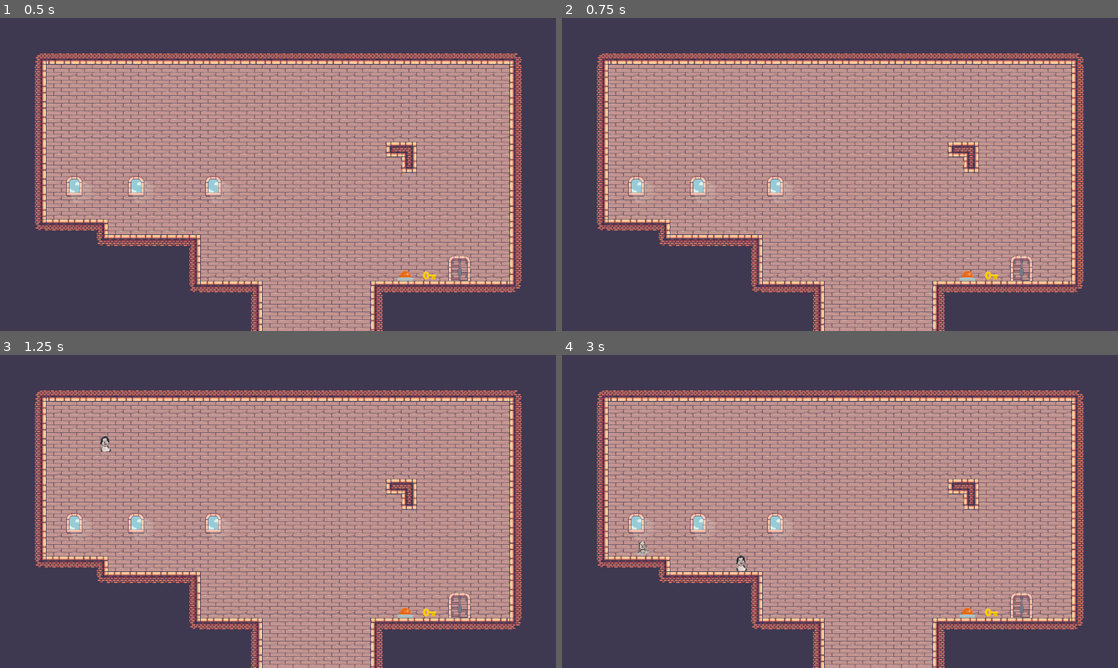
Above: before the commit, frames 1-4 (two rows, left to right).
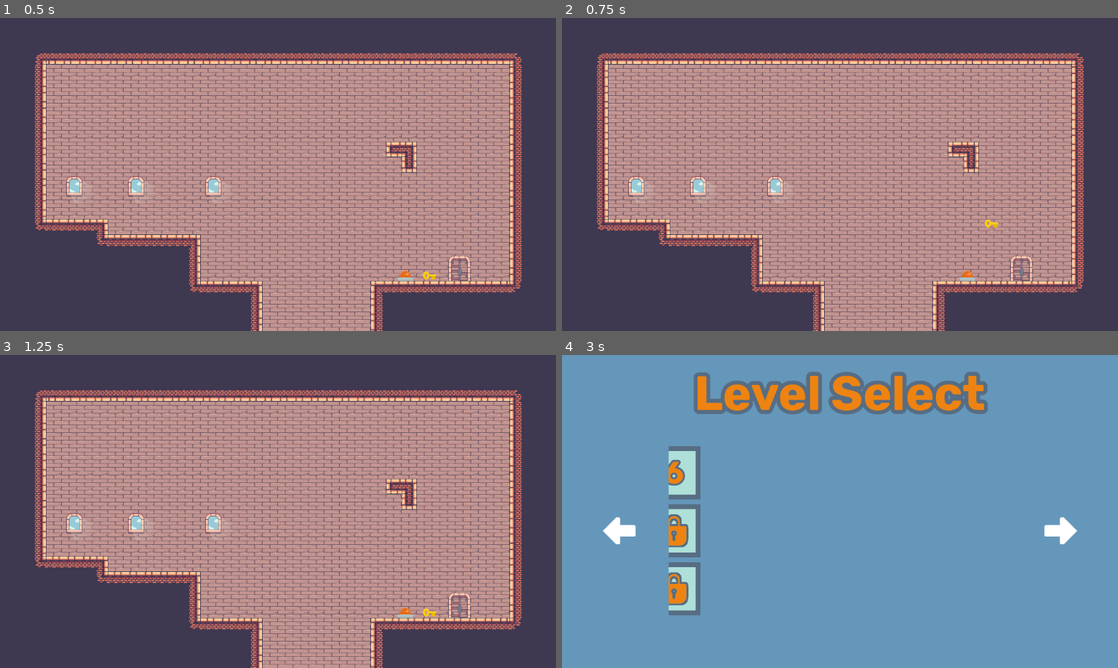
Above: after the commit, the same moments.

Repository: quimnuss/sompics
Game: Godot game, scene res://scenes/level_4.tscn
The game is run twice, just before and just after one commit, with the same random seed, the same clock (stepped at 60 frames per second) and the same inputs. The project has no main scene, so this scene is started directly.
Inputs (mouse positions are in pixels of both pictures, inside the frame that each line leads up to):
- Up to frame 1 (0.5 s): no input
- Up to frame 2 (0.75 s): move the mouse to (962, 158) at 0.52 s; hold D (move_right) from 0.53 s (still down); hold J (level_select, bound only after the commit) from 0.53 s (still down); click (962, 158) at 0.67 s
- Up to frame 3 (1.25 s): keep holding D (move_right); keep holding J (level_select, bound only after the commit); tap W (jump) at 0.77 s
- Up to frame 4 (3 s): move the mouse to (728, 527) at 1.27 s; release J (level_select, bound only after the commit) at 1.28 s; tap E (drop) at 1.35 s; click (728, 527) at 1.42 s; tap W (jump) at 1.52 s; tap J (level_select, bound only after the commit) at 1.55 s; release D (move_right) at 2 s; click (617, 530) at 2.02 s; click (1062, 530) at 2.77 s

Frame 1 is identical in both runs. In frame 2, less than 0.1% of the frame differs, in the area x 76-79%, y 64-84%; in frame 3, less than 0.1%; in frame 4, 100%, in the area x 0-100%, y 0-100%.

Commit message:
new: level select menu

Diff:
--- a/actors/key.gd
+++ b/actors/key.gd
@@ -12,7 +12,7 @@
 func drop():
     joint_2d.set_node_b('')
 
-func _process(delta):
+func _process(_delta):
     if Input.is_action_just_pressed("drop"):
         #TODO check he's the ownera
         drop()
--- a/project.godot
+++ b/project.godot
@@ -76,6 +76,11 @@
 "events": [Object(InputEventKey,"resource_local_to_scene":false,"resource_name":"","device":-1,"window_id":0,"alt_press …(182 unchanged characters)…
 ]
 }
+level_select={
+"deadzone": 0.5,
+"events": [Object(InputEventKey,"resource_local_to_scene":false,"resource_name":"","device":-1,"window_id":0,"alt_pressed":false,"shift_pressed":false,"ctrl_pressed":false,"meta_pressed":false,"pressed":false,"keycode":0,"physical_keycode":74,"key_label":0,"unicode":106,"echo":false,"script":null)
+]
+}
 
 [layer_names]
 
--- a/scenes/level_4.tscn
+++ b/scenes/level_4.tscn
@@ -26,7 +26,7 @@
 
 [node name="Door" parent="." instance=ExtResource("2_lgui0")]
 position = Vector2(952, 520)
-next_level = "level_3.tscn"
+next_level = "level_5.tscn"
 
 [node name="Key" parent="." instance=ExtResource("3_aosym")]
 position = Vector2(890, 426)
--- a/scenes/level_5.tscn
+++ b/scenes/level_5.tscn
@@ -28,7 +28,7 @@
 
 [node name="Door" parent="." instance=ExtResource("2_2duou")]
 position = Vector2(952, 520)
-next_level = "level_3.tscn"
+next_level = "level_6.tscn"
 
 [node name="Key" parent="." instance=ExtResource("3_jhclc")]
 position = Vector2(160, 416)
--- a/scripts/persistence.gd
+++ b/scripts/persistence.gd
@@ -4,6 +4,10 @@
 
 var active_pic : int = 0
 
+var levels : Array = [true, true, true, true, true, true, true, false]
+
 func _input(event):
     if event.is_action_pressed("switch_pic"):
         active_pic = (active_pic+1)%len(pics)
+    elif event.is_action_pressed("level_select"):
+        get_tree().change_scene_to_file('res://ui/level_select_menu.tscn')
--- /dev/null
+++ b/ui/2d_outline.gdshader
@@ -0,0 +1,27 @@
+shader_type canvas_item;
+
+uniform bool enable = true;
+uniform vec4 line_color : source_color = vec4(1);
+uniform vec4 fill_color : source_color = vec4(1);
+uniform float line_thickness : hint_range(0, 20) = 1.0;
+
+void fragment() {
+	if (enable) {
+		vec2 size = TEXTURE_PIXEL_SIZE * line_thickness;
+
+		float outline = texture(TEXTURE, UV + vec2(-size.x, 0)).a;
+		outline += texture(TEXTURE, UV + vec2(0, size.y)).a;
+		outline += texture(TEXTURE, UV + vec2(size.x, 0)).a;
+		outline += texture(TEXTURE, UV + vec2(0, -size.y)).a;
+		outline += texture(TEXTURE, UV + vec2(-size.x, size.y)).a;
+		outline += texture(TEXTURE, UV + vec2(size.x, size.y)).a;
+		outline += texture(TEXTURE, UV + vec2(-size.x, -size.y)).a;
+		outline += texture(TEXTURE, UV + vec2(size.x, -size.y)).a;
+		outline = min(outline, 1.0);
+
+		vec4 color = texture(TEXTURE, UV) * fill_color;
+		COLOR = mix(color, line_color, outline - color.a);
+	} else {
+		COLOR = texture(TEXTURE, UV);
+	}
+}
--- /dev/null
+++ b/ui/level_box.gd
@@ -0,0 +1,34 @@
+@tool
+extends PanelContainer
+class_name LevelBox
+
+signal level_selected
+
+@export var locked = true:
+    set = set_locked
+@export var level_num = 1:
+    set = set_level
+
+@onready var lock = $MarginContainer/Lock
+@onready var label = $Label
+
+func set_locked(value):
+    locked = value
+    if not is_inside_tree():
+        await ready
+    lock.visible = value
+    label.visible = not value
+
+func set_level(value):
+    level_num = value
+    if not is_inside_tree():
+        await ready
+    label.text = str(level_num)
+
+
+func _on_gui_input(event):
+    if locked:
+        return
+    if event is InputEventMouseButton and event.pressed:
+        level_selected.emit(level_num)
+        print("Clicked level ", level_num)
--- /dev/null
+++ b/ui/level_box.tscn
@@ -0,0 +1,59 @@
+[gd_scene load_steps=8 format=3 uid="uid://c6oou3ftw24s"]
+
+[ext_resource type="Script" path="res://ui/level_box.gd" id="1_bh3ql"]
+[ext_resource type="FontFile" uid="uid://cwgdhmo3tbmnj" path="res://ui/assets/Rubik-Bold.ttf" id="2_lnepu"]
+[ext_resource type="Shader" path="res://ui/2d_outline.gdshader" id="3_ieiix"]
+[ext_resource type="Texture2D" uid="uid://d0eqbbvydm3ia" path="res://ui/assets/lockIcon2.png" id="4_l2v80"]
+
+[sub_resource type="StyleBoxFlat" id="StyleBoxFlat_tewb2"]
+bg_color = Color(0.682353, 0.878431, 0.85098, 1)
+border_width_left = 10
+border_width_top = 10
+border_width_right = 10
+border_width_bottom = 10
+border_color = Color(0.341176, 0.427451, 0.513726, 1)
+
+[sub_resource type="LabelSettings" id="LabelSettings_nk7u7"]
+font = ExtResource("2_lnepu")
+font_size = 64
+font_color = Color(0.933333, 0.513726, 0.0666667, 1)
+outline_size = 16
+outline_color = Color(0.341176, 0.427451, 0.513726, 1)
+
+[sub_resource type="ShaderMaterial" id="ShaderMaterial_p0m5e"]
+shader = ExtResource("3_ieiix")
+shader_parameter/enable = true
+shader_parameter/line_color = Color(0.341176, 0.427451, 0.513726, 1)
+shader_parameter/fill_color = Color(0.933333, 0.513726, 0.0666667, 1)
+shader_parameter/line_thickness = 15.0
+
+[node name="LevelBox" type="PanelContainer"]
+custom_minimum_size = Vector2(110, 110)
+offset_right = 40.0
+offset_bottom = 40.0
+theme_override_styles/panel = SubResource("StyleBoxFlat_tewb2")
+script = ExtResource("1_bh3ql")
+
+[node name="Label" type="Label" parent="."]
+visible = false
+layout_mode = 2
+text = "1"
+label_settings = SubResource("LabelSettings_nk7u7")
+horizontal_alignment = 1
+vertical_alignment = 1
+
+[node name="MarginContainer" type="MarginContainer" parent="."]
+layout_mode = 2
+theme_override_constants/margin_left = 10
+theme_override_constants/margin_top = 10
+theme_override_constants/margin_right = 10
+theme_override_constants/margin_bottom = 10
+
+[node name="Lock" type="TextureRect" parent="MarginContainer"]
+material = SubResource("ShaderMaterial_p0m5e")
+layout_mode = 2
+texture = ExtResource("4_l2v80")
+expand_mode = 1
+stretch_mode = 5
+
+[connection signal="gui_input" from="." to="." method="_on_gui_input"]
--- /dev/null
+++ b/ui/level_grid.tscn
@@ -0,0 +1,67 @@
+[gd_scene load_steps=2 format=3 uid="uid://davpwmehqwsbt"]
+
+[ext_resource type="PackedScene" uid="uid://c6oou3ftw24s" path="res://ui/level_box.tscn" id="1_4o7v8"]
+
+[node name="LevelGrid" type="GridContainer"]
+offset_right = 40.0
+offset_bottom = 40.0
+theme_override_constants/h_separation = 10
+theme_override_constants/v_separation = 10
+columns = 6
+
+[node name="LevelBox" parent="." instance=ExtResource("1_4o7v8")]
+layout_mode = 2
+locked = false
+
+[node name="LevelBox2" parent="." instance=ExtResource("1_4o7v8")]
+layout_mode = 2
+locked = false
+level_num = 2
+
+[node name="LevelBox3" parent="." instance=ExtResource("1_4o7v8")]
+layout_mode = 2
+
+[node name="LevelBox4" parent="." instance=ExtResource("1_4o7v8")]
+layout_mode = 2
+
+[node name="LevelBox5" parent="." instance=ExtResource("1_4o7v8")]
+layout_mode = 2
+
+[node name="LevelBox6" parent="." instance=ExtResource("1_4o7v8")]
+layout_mode = 2
+
+[node name="LevelBox7" parent="." instance=ExtResource("1_4o7v8")]
+layout_mode = 2
+
+[node name="LevelBox8" parent="." instance=ExtResource("1_4o7v8")]
+layout_mode = 2
+
+[node name="LevelBox9" parent="." instance=ExtResource("1_4o7v8")]
+layout_mode = 2
+
+[node name="LevelBox10" parent="." instance=ExtResource("1_4o7v8")]
+layout_mode = 2
+
+[node name="LevelBox11" parent="." instance=ExtResource("1_4o7v8")]
+layout_mode = 2
+
+[node name="LevelBox12" parent="." instance=ExtResource("1_4o7v8")]
+layout_mode = 2
+
+[node name="LevelBox13" parent="." instance=ExtResource("1_4o7v8")]
+layout_mode = 2
+
+[node name="LevelBox14" parent="." instance=ExtResource("1_4o7v8")]
+layout_mode = 2
+
+[node name="LevelBox15" parent="." instance=ExtResource("1_4o7v8")]
+layout_mode = 2
+
+[node name="LevelBox16" parent="." instance=ExtResource("1_4o7v8")]
+layout_mode = 2
+
+[node name="LevelBox17" parent="." instance=ExtResource("1_4o7v8")]
+layout_mode = 2
+
+[node name="LevelBox18" parent="." instance=ExtResource("1_4o7v8")]
+layout_mode = 2
--- /dev/null
+++ b/ui/level_menu.gd
@@ -0,0 +1,37 @@
+extends MarginContainer
+
+var num_grids = 1
+var current_grid = 1
+var grid_width = 710
+
+@onready var gridbox = $VBoxContainer/HBoxContainer/ClipControl/GridBox
+
+const level_dir : String = 'res://scenes/'
+
+func _ready():
+    num_grids = gridbox.get_child_count()
+    for grid in gridbox.get_children():
+        for box : LevelBox in grid.get_children():
+            var num = box.get_index() + 1 + 18 * grid.get_index()
+            box.level_num = num
+            box.locked = not Persistence.levels[num-1] if num-1 < len(Persistence.levels) else true
+            box.level_selected.connect(travel)
+
+func travel(level_num : int):
+    prints('Traveling to level ', level_num)
+    get_tree().change_scene_to_file(level_dir + 'level_' + str(level_num) + '.tscn')
+
+func _on_back_button_pressed():
+    if current_grid > 1:
+        current_grid -= 1
+        var tween = create_tween().set_trans(Tween.TRANS_BACK).set_ease(Tween.EASE_OUT)
+        tween.tween_property(gridbox, "position:x", gridbox.position.x + grid_width, 0.5)
+#		gridbox.position.x += grid_width
+
+
+func _on_next_button_pressed():
+    if current_grid < num_grids:
+        current_grid += 1
+        var tween = create_tween().set_trans(Tween.TRANS_BACK).set_ease(Tween.EASE_OUT)
+        tween.tween_property(gridbox, "position:x", gridbox.position.x - grid_width, 0.5)
+#		gridbox.position.x -= grid_width
--- /dev/null
+++ b/ui/level_menu.tscn
@@ -0,0 +1,78 @@
+[gd_scene load_steps=7 format=3 uid="uid://cjkkqgkon0xc3"]
+
+[ext_resource type="Script" path="res://ui/level_menu.gd" id="1_lpegv"]
+[ext_resource type="FontFile" uid="uid://cwgdhmo3tbmnj" path="res://ui/assets/Rubik-Bold.ttf" id="1_n6mqy"]
+[ext_resource type="Texture2D" uid="uid://5yuluwl3siy7" path="res://ui/assets/arrowLeft.png" id="2_3pwt8"]
+[ext_resource type="Texture2D" uid="uid://extgbgqind56" path="res://ui/assets/arrowRight.png" id="3_ffm6s"]
+[ext_resource type="PackedScene" uid="uid://davpwmehqwsbt" path="res://ui/level_grid.tscn" id="3_tu2qe"]
+
+[sub_resource type="LabelSettings" id="LabelSettings_5ro15"]
+font = ExtResource("1_n6mqy")
+font_size = 100
+font_color = Color(0.933333, 0.513726, 0.0666667, 1)
+outline_size = 32
+outline_color = Color(0.341176, 0.427451, 0.513726, 1)
+
+[node name="LevelMenu" type="MarginContainer"]
+anchors_preset = 15
+anchor_right = 1.0
+anchor_bottom = 1.0
+grow_horizontal = 2
+grow_vertical = 2
+theme_override_constants/margin_left = 20
+theme_override_constants/margin_top = 20
+theme_override_constants/margin_right = 20
+theme_override_constants/margin_bottom = 20
+script = ExtResource("1_lpegv")
+
+[node name="VBoxContainer" type="VBoxContainer" parent="."]
+layout_mode = 2
+theme_override_constants/separation = 50
+
+[node name="Title" type="Label" parent="VBoxContainer"]
+layout_mode = 2
+text = "Level Select"
+label_settings = SubResource("LabelSettings_5ro15")
+horizontal_alignment = 1
+
+[node name="HBoxContainer" type="HBoxContainer" parent="VBoxContainer"]
+layout_mode = 2
+
+[node name="BackButton" type="TextureButton" parent="VBoxContainer/HBoxContainer"]
+layout_mode = 2
+size_flags_horizontal = 3
+texture_normal = ExtResource("2_3pwt8")
+ignore_texture_size = true
+stretch_mode = 3
+
+[node name="ClipControl" type="Control" parent="VBoxContainer/HBoxContainer"]
+clip_contents = true
+custom_minimum_size = Vector2(710, 350)
+layout_mode = 2
+
+[node name="GridBox" type="HBoxContainer" parent="VBoxContainer/HBoxContainer/ClipControl"]
+layout_mode = 2
+offset_right = 2138.0
+offset_bottom = 350.0
+theme_override_constants/separation = 0
+
+[node name="LevelGrid" parent="VBoxContainer/HBoxContainer/ClipControl/GridBox" instance=ExtResource("3_tu2qe")]
+layout_mode = 2
+
+[node name="LevelGrid2" parent="VBoxContainer/HBoxContainer/ClipControl/GridBox" instance=ExtResource("3_tu2qe")]
+visible = false
+layout_mode = 2
+
+[node name="LevelGrid3" parent="VBoxContainer/HBoxContainer/ClipControl/GridBox" instance=ExtResource("3_tu2qe")]
+visible = false
+layout_mode = 2
+
+[node name="NextButton" type="TextureButton" parent="VBoxContainer/HBoxContainer"]
+layout_mode = 2
+size_flags_horizontal = 3
+texture_normal = ExtResource("3_ffm6s")
+ignore_texture_size = true
+stretch_mode = 3
+
+[connection signal="pressed" from="VBoxContainer/HBoxContainer/BackButton" to="." method="_on_back_button_pressed"]
+[connection signal="pressed" from="VBoxContainer/HBoxContainer/NextButton" to="." method="_on_next_button_pressed"]
--- /dev/null
+++ b/ui/level_select_menu.tscn
@@ -0,0 +1,23 @@
+[gd_scene load_steps=2 format=3 uid="uid://c0jnyeahsbghw"]
+
+[ext_resource type="PackedScene" uid="uid://cjkkqgkon0xc3" path="res://ui/level_menu.tscn" id="1_ltkuc"]
+
+[node name="Main" type="Control"]
+layout_mode = 3
+anchors_preset = 15
+anchor_right = 1.0
+anchor_bottom = 1.0
+grow_horizontal = 2
+grow_vertical = 2
+
+[node name="ColorRect" type="ColorRect" parent="."]
+layout_mode = 1
+anchors_preset = 15
+anchor_right = 1.0
+anchor_bottom = 1.0
+grow_horizontal = 2
+grow_vertical = 2
+color = Color(0.396078, 0.592157, 0.729412, 1)
+
+[node name="LevelMenu" parent="." instance=ExtResource("1_ltkuc")]
+layout_mode = 1
Binary file added: ui/assets/Righteous-Regular.ttf
Not shown, added: ui/assets/Righteous-Regular.ttf.import
Binary file added: ui/assets/Rubik-Bold.ttf
Not shown, added: ui/assets/Rubik-Bold.ttf.import
Binary file added: ui/assets/arrowLeft.png
Not shown, added: ui/assets/arrowLeft.png.import
Binary file added: ui/assets/arrowRight.png
Not shown, added: ui/assets/arrowRight.png.import
Binary file added: ui/assets/lockIcon.png
Not shown, added: ui/assets/lockIcon.png.import
Binary file added: ui/assets/lockIcon2.png
Not shown, added: ui/assets/lockIcon2.png.import
